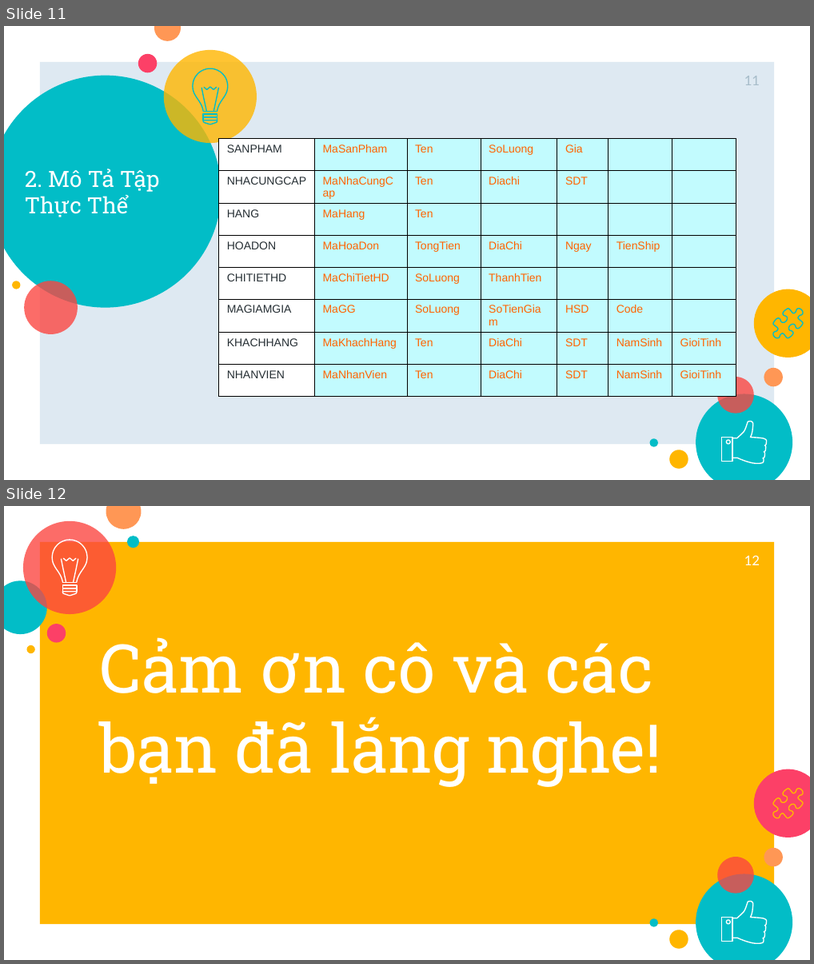
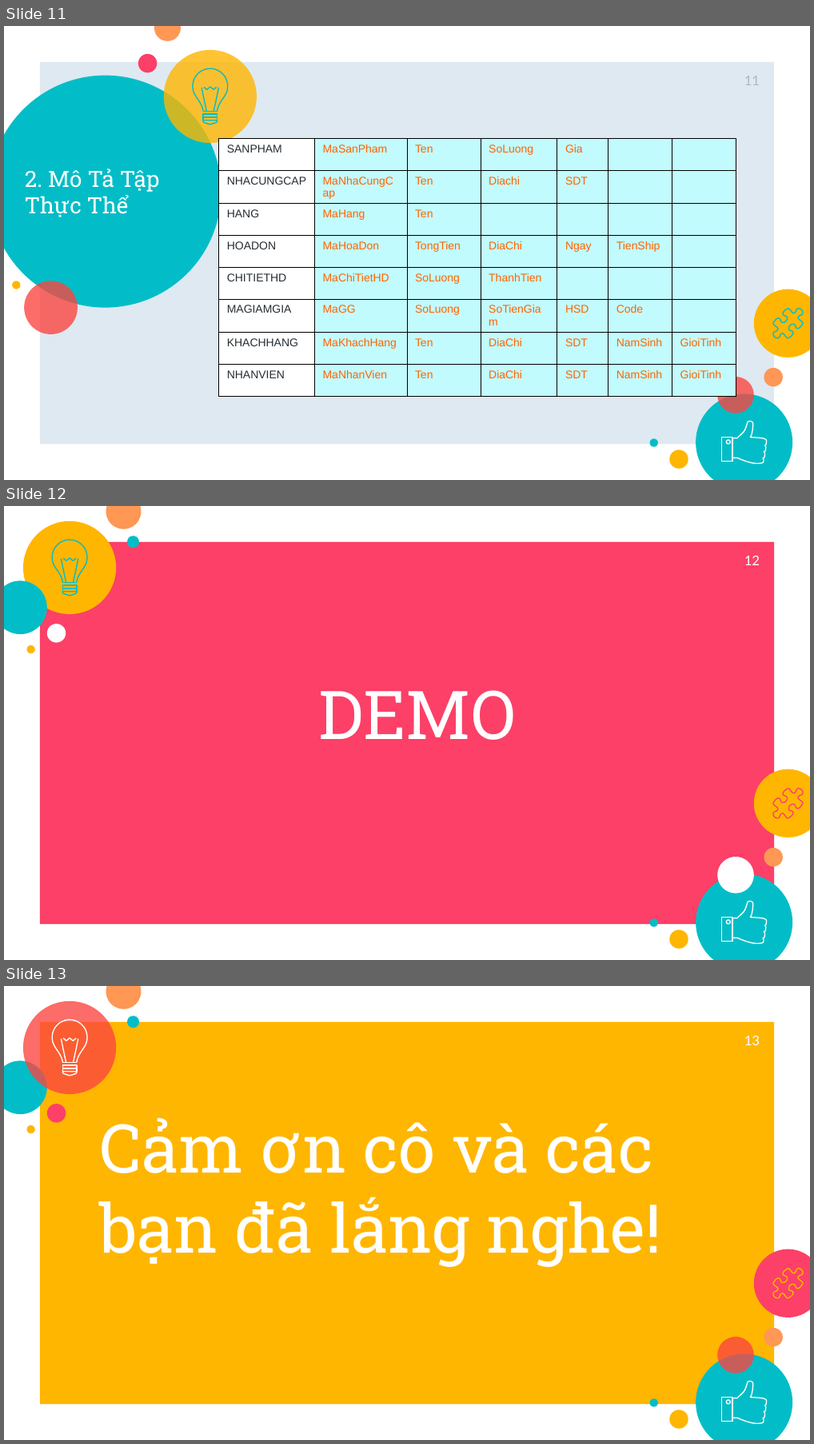
Before and after one commit to tai9/btl-csdl, a slide deck: thuyết trình CSDL.pptx. Shown one above the other, each under a label of ours: slides 11 and 12 before the commit, slides 11, 12 and 13 after it. The pictures are 814x964 and 814x1444 pixels, drawn with LibreOffice and Linux fonts; fonts in the diff are those of the drawing. Boxes give left, top, right and bottom in pixels: in the first picture for what was removed or moved away, otherwise in the second. Text is boxed around its words. In the diff, an @@ line names an element or a change of style, - is before the commit and + after.

```diff
--- a/thuyết trình CSDL.pptx
+++ b/thuyết trình CSDL.pptx
@@ slide 12 added at (4,506,810,960), background #FFFFFF; not listed: 11 template elements that a slide beside it also shows @@
@@ ellipse added at (23,521,116,614), fill #FFB600 @@
@@ rectangle added at (40,542,775,924), fill #FC4067 @@
@@ page number added at (745,556,760,565), 12 pt, text #FFFFFF @@
+12
@@ group added at (52,540,88,596): 8 freeform shapes @@
@@ ellipse added at (46,624,66,642), fill #FFFFFF @@
@@ title added at (319,690,516,740), 60 pt, text #FFFFFF @@
+DEMO
@@ freeform shape added at (774,788,803,818), outline #FC4067 0.96 pt @@
@@ ellipse added at (718,856,754,893), fill #FFFFFF @@
@@ what was slide 12 is now slide 13 @@
@@ page number at (745,1036,760,1045): text changed @@
-12
+13
```
Also in this commit, not shown: 2 slides changed.
